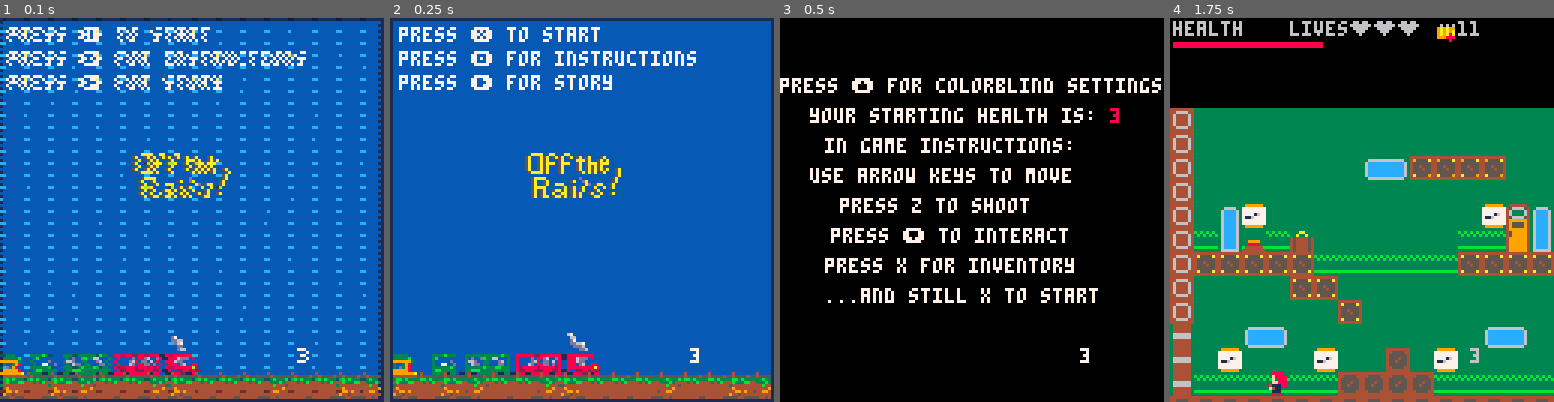
Above: before the commit, frames 1-4 (left to right).
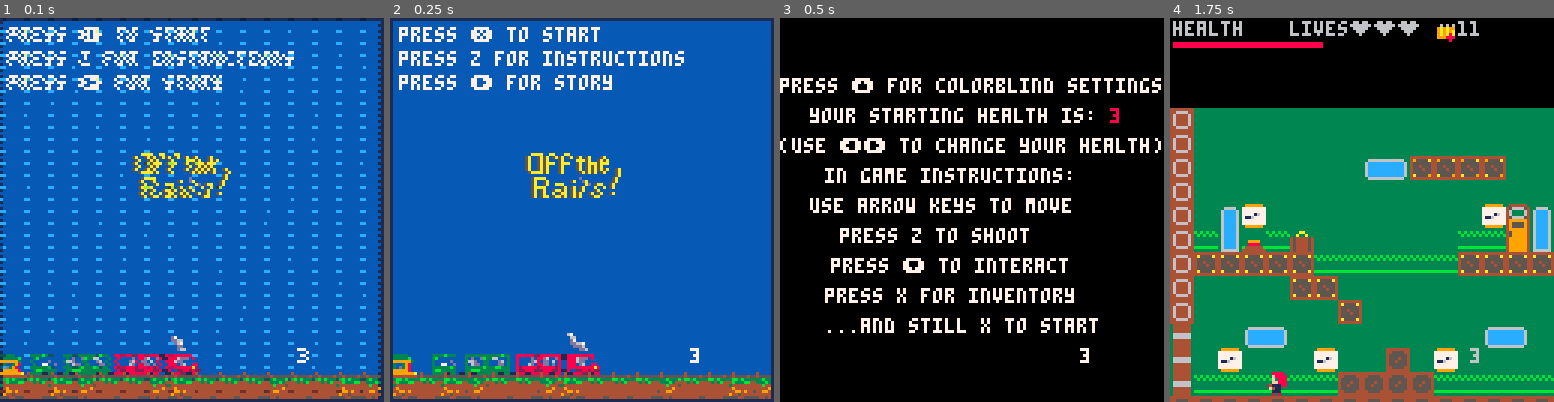
Above: after the commit, the same moments.

Repository: hggorel/Off-The-Rails
Game: PICO-8 cartridge offtherails.p8
Same seed, same stepped clock (60 frames per second), same inputs: the game is played once before the commit and once after it.
Inputs:
- Up to frame 1 (0.1 s): no input
- Up to frame 2 (0.25 s): no input
- Up to frame 3 (0.5 s): tap O (Z key) at 0.33 s
- Up to frame 4 (1.75 s): tap O (Z key) at 0.7, 1.43 s; tap X (X key) at 1.07 s

The runs differ from the first frame. In frame 1, 0.9% of the frame differs, in the area x 20-80%, y 8-13%; in frame 2, 0.9%; in frame 3, 9.3%, in the area x 0-100%, y 31-83%; in frame 4, nothing differs.

Commit message:
Update offtherails.p8
just appearance work

Diff:
--- a/offtherails.p8
+++ b/offtherails.p8
@@ -1,6 +1,7 @@
 pico-8 cartridge // http://www.pico-8.com
-version 33
+version 32
 __lua__
+
 --off the rails
 --from hannah, christian, elise and alex
 --basic set up sections
@@ -689,6 +690,7 @@
  		mset(120, 7, 151)
  		mset(121, 7, 151)
  		mset(118, 7, 151)
+ 		--create_soldier(20, 14)
  	end
  	if tile_character_on ==61 or tile_character_on == 179 then
  		level+=1
@@ -969,7 +971,11 @@
 	sprite=69,
 	a=.25
 	}
-
+	stars={
+	sp=183,
+	x=30,
+	y=80
+	}
 	title={
 	sp=0,
 	w=8,
@@ -1048,6 +1054,9 @@
  	end
 
  	tutorialmap()
+ --	for e in all(enemies) do
+	--	spr(e.sprite, e.x, e.y, 1, 1, e.flipx, false)
+--end
 
  	if player.lives>0 then
 			spr(player.sprite, player.x, player.y+10, 1, 1, player.flipx, false)
@@ -1219,6 +1228,13 @@
 		spr(42,09*8,08*8) --table 1
 		spr(42,16*8,08*8) --table 2
 		end
+
+		if level==4 then
+		pal(2,132,1)
+		spr(41,04*8,12*8,1,1,true,false)
+		spr(41,02*8,12*8,1,1,true,false)
+		spr(41,24*8,12*8)
+		end
 end
 
 function titledraw()
@@ -1233,7 +1249,7 @@
 	color(1)
 	rect(0, 0, 127, 127)
 		print("press ❎ to start",3,3,7)
-		print("press 🅾️ for instructions",3,11,7)
+		print("press z for instructions",3,11,7)
 		print("press ➡️ for story",3,19,7)
 		spr(107,45,45,4,2)
 	if cc > 0 then
@@ -1304,13 +1320,6 @@
 		end ]]--
 end
 
---for inventory
-function equip(truth)
-	if mode == 2 and truth and btnp(🅾️) then
-		--we'll have to have multiple gun types coded before i do anything here
-	end
---idk what to do for this
-end
 
 --for inventory
 function rectmove()
@@ -1477,14 +1486,15 @@
 	print("your starting health is:",10,30,7)
 	print(player.lives,110,30,8)
 	updiff()
+	print("(use ⬅️➡️ to change your health)",0,40,7)
 	--pass some value to gamedraw
 	--this will be implemented later
-	print("in game instructions:",15,40,7)
-	print("use arrow keys to move",10,50,7)
-	print("press z to shoot", 20,60,7)
-	print("press ⬇️ to interact",17,70,7)
-	print("press x for inventory", 15,80,7)
-	print("...and still x to start", 15,90,7)
+	print("in game instructions:",15,50,7)
+	print("use arrow keys to move",10,60,7)
+	print("press z to shoot", 20,70,7)
+	print("press ⬇️ to interact",17,80,7)
+	print("press x for inventory", 15,90,7)
+	print("...and still x to start", 15,100,7)
 
 end
 
@@ -1593,19 +1603,31 @@
 	spr(cloud.spr1, cloud.x+20, 54)
 	end
 	if level==4 then
-	rectfill(0, 0, 225, 120, 12)
-	rectfill(8*8,112,160,120,0)
+	rectfill(0, 0, 225, 120, 1)
+	rectfill(50,100,180,140,0)
 	moveclouds()
+	spr(stars.sp,stars.x,stars.y)
+	spr(stars.sp+1,stars.x+10,stars.y-40)
+	spr(stars.sp+2,stars.x+30,stars.y-26)
 	spr(cloud.spr1, cloud.x, 40)
 	spr(cloud.spr2, cloud.x+10, 20)
 	spr(cloud.spr1, cloud.x+20, 54)
 	end
 end
 
+
 function moveclouds()
 cloud.x += .5
-
-if cloud.x > 260 then
+if level == 4 then
+	stars.x += .2
+	if stars.x > 194 then
+		stars.x = -1
+	end
+	if cloud.x >200 then
+		cloud.x = -5
+	end
+end
+if cloud.x > 260 and level < 4 then
 	cloud.x = -5
 end
 end
@@ -1820,13 +1842,12 @@
 end
 
 function lev4txt(site,below)
-print(player.x,100,0,0)
-if flr(site)==9 and below>60 then
+if flr(site)==26 and below>40 then
 	txtbox()
 	spr(98,50,56)
-	print("wATCH OUT!",35,18,0)
-	print("iN eNGLAND, THEY HAVE",35,28,0)
-	print("'wizards', PROBABLY.",30,38,0)
+	print("watch out!",35,18,0)
+	print("in england, they have",35,28,0)
+	print("'wizards', probably.",30,38,0)
 	end
 end
 __gfx__
@@ -1911,20 +1932,20 @@
 000040040000000044555544d6dddd6d4446644444444644446666444a5555947777777744999944d4000004000000000000000000000000bb3bb88b88bb333b
 000550055000000044444444d6dddd6d444444444444464444444444444444443999999354444445d4000004000000000000000000000000bbbbbbbbbbbbb3bb
 0000000000000000d777777dd777777d4aaaaaa4d777777dd777777dd999999dd444444d00000000000000000000000000000000000000000000000000000000
-00000000000000007566665775666657aa44449a756666577566665777777777d444444d00000000000000000000000000000000000000000000000000000000
+00000000000000007566665775666657aa44449a756666577566665777777777d444444d07000000000000000000000000000000000000000000000000000000
 007007000000000076dddd6776dddd67a494494a76dddd6776dddd6777777777d444444d00000000000000000000000000000000000000000000000000000000
-000770000000000076dddd6776dddd67a44a944a76dddd6776dddd6777771677d666666d00000000000000000000000000000000000000000000000000000000
-00077000000000007566665775666957a449944a756669577566665771167777d666666d00000000000000000000000000000000000000000000000000000000
-00700700000000007999999770000997a494494a755559977999999777777777d444444d00000000000000000000000000000000000000000000000000000000
+000770000000000076dddd6776dddd67a44a944a76dddd6776dddd6777771677d666666d00000a00000000000000000000000000000000000000000000000000
+00077000000000007566665775666957a449944a756669577566665771167777d666666d0000aaa0000000000000000000000000000000000000000000000000
+00700700000000007999999770000997a494494a755559977999999777777777d444444d00000a00000000000000000000000000000000000000000000000000
 00000000000000007955559770000997a944449a755559977955559777777777d444444d00000000000000000000000000000000000000000000000000000000
 000000000000000079555597700009974aaaaaa47555599779555597d999999dd444444d00000000000000000000000000000000000000000000000000000000
 00000000000000007999999770000997000000007555599779999997000000000000000000000000000000000000000000000000000000000000000000000000
-00000000000000007599999770000597000000007555559775999997000000000000000000000000000000000000000000000000000000000000000000000000
-00000000000000007599999770000597000000007555559775999997000000000000000000000000000000000000000000000000000000000000000000000000
-00000000000000007999999770000997000000007555599779999997000000000000000000000000000000000000000000000000000000000000000000000000
-00000000000000007999999770000997000000007555599775555557000000000000000000000000000000000000000000000000000000000000000000000000
-00000000000000007999999770000997000000007555599775555557000000000000000000000000000000000000000000000000000000000000000000000000
-00000000000000007999999770000997000000007555599779999997000000000000000000000000000000000000000000000000000000000000000000000000
+000000000000000075999997700005970000000075555597759999970a0000000000000a00000000070000000000000000000000000000000000000000000000
+0000000000000000759999977000059700000000755555977599999700000000000a000000000070000000000000000000000000000000000000000000000000
+00000000000000007999999770000997000000007555599779999997000000a0000000000000000000000a000000000000000000000000000000000000000000
+000000000000000079999997700009970000000075555997755555570000000000000000000000000000aaa00000000000000000000000000000000000000000
+000000000000000079999997700009970000000075555997755555570000a00000000a000700000000000a000000000000000000000000000000000000000000
+00000000000000007999999770000997000000007555599779999997000000000a000000000000a0000000000000000000000000000000000000000000000000
 00000000000000007999999770000097000000007555599779999997000000000000000000000000000000000000000000000000000000000000000000000000
 00000000000000000000000000000000000000000000000000000000000000000000000000000000000000000000000000000000000000000000000000000000
 00000000000000000000000000000000000000000000000000000000000000000000000000000000000000000000000000000000000000000000000000000000
@@ -2103,21 +2124,21 @@
 00000000000000000000000000000000000000000000002020202020200000000000000000000000969494949496a10000000000000000969494949496000000000000000000000000000000000000000000000000000000000000000020200000ffffffffffff000000000000003b3298323232983232923298323232323296
 00000000000000000000000000000000000000000000000000000000000000000000000000000f0000000000000000000000000000000f0f0f0f0f0f000000000000000000000000000000000000000000000000000000000000000000000000000000ffff0000000000000000003b3131313131319292929231313131313196
 0000000000000000c50000000000000000000000000000000000000000000000000000000f0f0f0f0f0f0f0f0f0f0f0f0f0f0f0f0f0f0f0f0f0f0f0f0f0f0f0f0f0f0000000000000000000000000000000000000000000000000000000000000000000000000000000000000000929292929292929292929292929292929292
-0000006a6a6a6a6a6a6a6a6a6a6a6a6a6a0000000000000000000000000000000000000f0f0f0f0f0f0f0f0f0f0f0f0f0f0f0f0f0f0f0f0f0f0f0f0f0f0f0f0f0f0fb900000000000000000000000000000000000000000000000000000000000000000000000000000000000000000000000000000000000000000000000000
-6969004c0000000000000000004c6465660000000000000000000000000000000000000f0f0f0f0f0f0f0f0f0f0f0f0f0f0f0f0f0f0f0f0f0f0f0f0f0f0f0f0f0f0fb900000000000000000000000000000000000000000000000000000000000000000000000000000000000000000000000000000000000000000000000000
-60695b5c5a00000000000000005c747576000000000000000000000000000000000000009584848484849384848484848484848484848484848493848484848495b9b900000000000000000000000000000000000000000000000000000000000000000000000000000000000000000000000000000000000000000000000000
-6161717061716161617161717170707161000000000000000000000000000000000000009684848484849384848484848484848484848484848493848484848496b9b900000000000000000000000000000000000000000000000000000000000000000000000000000000000000000000000000000000000000000000000000
-0000000000000000000000000000000000000000000000000000000000000000000000009684848484849384848484a884848484a8848484848493848484848496b9b900000000000000000000000000000000000000000000000000000000000000000000000000000000000000000000000000000000000000000000000000
-0000000000000000000000000000000000000000000000000000000000000000000000009684848484849384848b84a884848484a8848b84848493848484848496b9b900000000000000000000000000000000000000000000000000000000000000000000000000000000000000000000000000000000000000000000000000
-6058585958585958585958585959595958000000000000000000000000000000000000009684858687849384848a84929292929292848a84848493848586878496b9b900000000000000000000000000000000000000000000000000000000000000000000000000000000000000000000000000000000000000000000000000
-70617071616171706161617161617071610000000000000000000000000000000000000096848484848b93848484848484848484848484848484938b8484848496b9b900000000000000000000000000000000000000000000000000000000000000000000000000000000000000000000000000000000000000000000000000
-0000000000000000000000000000000000000000000000000000000000000000000000009684a6a2a69a93848483848484848484848483848484939a8484848496b9b900000000000000000000000000000000000000000000000000000000000000000000000000000000000000000000000000000000000000000000000000
-0000000000000000000000000000000000000000000000000000000000000000000000009684b6b2b68a93848484848484848484848484848484938a8489848496b9b900000000000000000000000000000000000000000000000000000000000000000000000000000000000000000000000000000000000000000000000000
-0000000000000000000000000000000000000000000000000000000000000000000000009692929292929284848484858686868687848484848492929292929296b9b900000000000000000000000000000000000000000000000000000000000000000000000000000000000000000000000000000000000000000000000000
-0000000000000000000000000000000000000000000000000000000000000000000000009684848484849383848484848484848484848484848393848484848496b9b900000000000000000000000000000000000000000000000000000000000000000000000000000000000000000000000000000000000000000000000000
-00000000000000000000000000000000000000000000000000000000000000000000000096848484848b93848384848484848484848484848384938b8484848496b9b900000000000000000000000000000000000000000000000000000000000000000000000000000000000000000000000000000000000000000000000000
-00000000000000000000000000000000000000000000000000000000000000000000000096848484849a93848483848587848485878484838484939a8484848496b9b900000000000000000000000000000000000000000000000000000000000000000000000000000000000000000000000000000000000000000000000000
-00000000000000000000000000000000000000000000000000000000000000000000000096848484849a93848484848484848484848484848484939a8484a78496b9b900000000000000000000000000000000000000000000000000000000000000000000000000000000000000000000000000000000000000000000000000
+0000006a6a6a6a6a6a6a6a6a6a6a6a6a6a0000000000000000000000000000000000000f0f0f0f0f0f0f0f0f0f0f0f0f0f0f0f0f0f0f0f0f0f0f0f0f0f0f0f0f0f0faa00000000000000000000000000000000000000000000000000000000000000000000000000000000000000000000000000000000000000000000000000
+6969004c0000000000000000004c6465660000000000000000000000000000000000000f0f0f0f0f0f0f0f0f0f0f0f0f0f0f0f0f0f0f0f0f0f0f0f0f0f0f0f0f0faaaa00000000000000000000000000000000000000000000000000000000000000000000000000000000000000000000000000000000000000000000000000
+60695b5c5a00000000000000005c747576000000000000000000000000000000000000009584848484849384848484848484848484848484848493848484848495aaaa00000000000000000000000000000000000000000000000000000000000000000000000000000000000000000000000000000000000000000000000000
+6161717061716161617161717170707161000000000000000000000000000000000000009684848484849384848484848484848484848484848493848484848496aaaa00000000000000000000000000000000000000000000000000000000000000000000000000000000000000000000000000000000000000000000000000
+0000000000000000000000000000000000000000000000000000000000000000000000009684848484849384848484a884848484a8848484848493848484848496aaaa00000000000000000000000000000000000000000000000000000000000000000000000000000000000000000000000000000000000000000000000000
+0000000000000000000000000000000000000000000000000000000000000000000000009684848484849384848b84a884848484a8848b84848493848484848496aaaa00000000000000000000000000000000000000000000000000000000000000000000000000000000000000000000000000000000000000000000000000
+6058585958585958585958585959595958000000000000000000000000000000000000009684858687849384848a84929292929292848a84848493848586878496aaaa00000000000000000000000000000000000000000000000000000000000000000000000000000000000000000000000000000000000000000000000000
+70617071616171706161617161617071610000000000000000000000000000000000000096848484848b93848484848484848484848484848484938b8484848496aaaa00000000000000000000000000000000000000000000000000000000000000000000000000000000000000000000000000000000000000000000000000
+0000000000000000000000000000000000000000000000000000000000000000000000009684a6a2a69a93848483848484848484848483848484939a8484848496aaaa00000000000000000000000000000000000000000000000000000000000000000000000000000000000000000000000000000000000000000000000000
+0000000000000000000000000000000000000000000000000000000000000000000000009684b6b2b68a93848484848484848484848484848484938a8489848496aaaa00000000000000000000000000000000000000000000000000000000000000000000000000000000000000000000000000000000000000000000000000
+0000000000000000000000000000000000000000000000000000000000000000000000009692929292929284848484858686868687848484848492929292929296aaaa00000000000000000000000000000000000000000000000000000000000000000000000000000000000000000000000000000000000000000000000000
+0000000000000000000000000000000000000000000000000000000000000000000000009684848484849383848484848484848484848484848393848484848496aaaa00000000000000000000000000000000000000000000000000000000000000000000000000000000000000000000000000000000000000000000000000
+00000000000000000000000000000000000000000000000000000000000000000000000096848484848b93848384848484848484848484848384938b8484848496aaaa00000000000000000000000000000000000000000000000000000000000000000000000000000000000000000000000000000000000000000000000000
+00000000000000000000000000000000000000000000000000000000000000000000000096848484849a93848483848587848485878484838484939a8484848496aaaa00000000000000000000000000000000000000000000000000000000000000000000000000000000000000000000000000000000000000000000000000
+00000000000000000000000000000000000000000000000000000000000000000000000096848484849a93848484848484848484848484848484939a8484a78496aaaa00000000000000000000000000000000000000000000000000000000000000000000000000000000000000000000000000000000000000000000000000
 00000000000000000000000000000000000000000000000000000000000000000000000096848484849a93949494949494949494949494949494939a84842f8496000000000000000000000000000000000000000000000000000000000000000000000000000000000000000000000000000000000000000000000000000000
 0000000000000000000000000000000000000000000000000000000000000000000000009694949494949496000000000000000000000000009694949494949496000000000000000000000000000000000000000000000000000000000000000000000000000000000000000000000000000000000000000000000000000000
 
